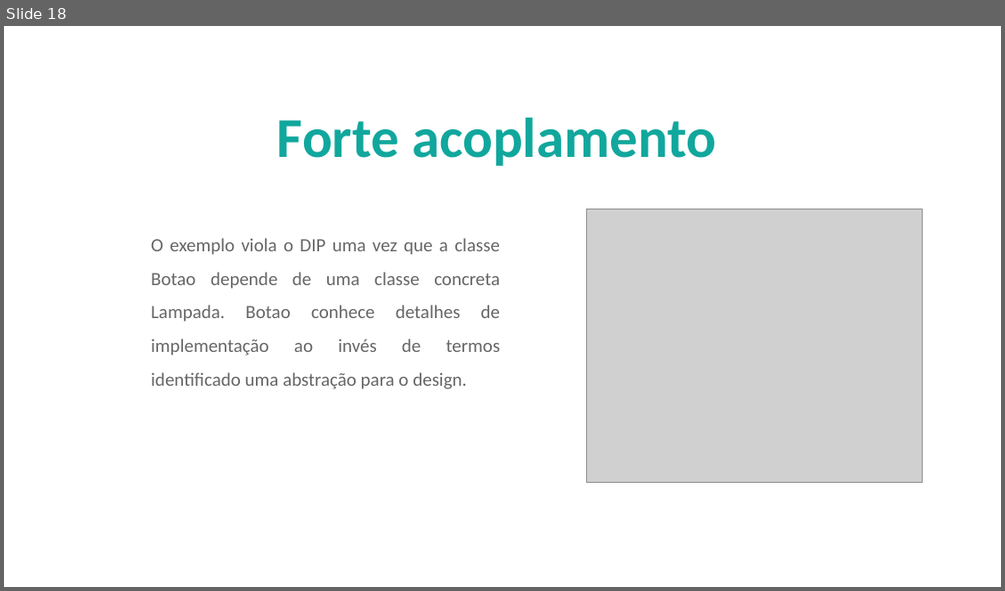
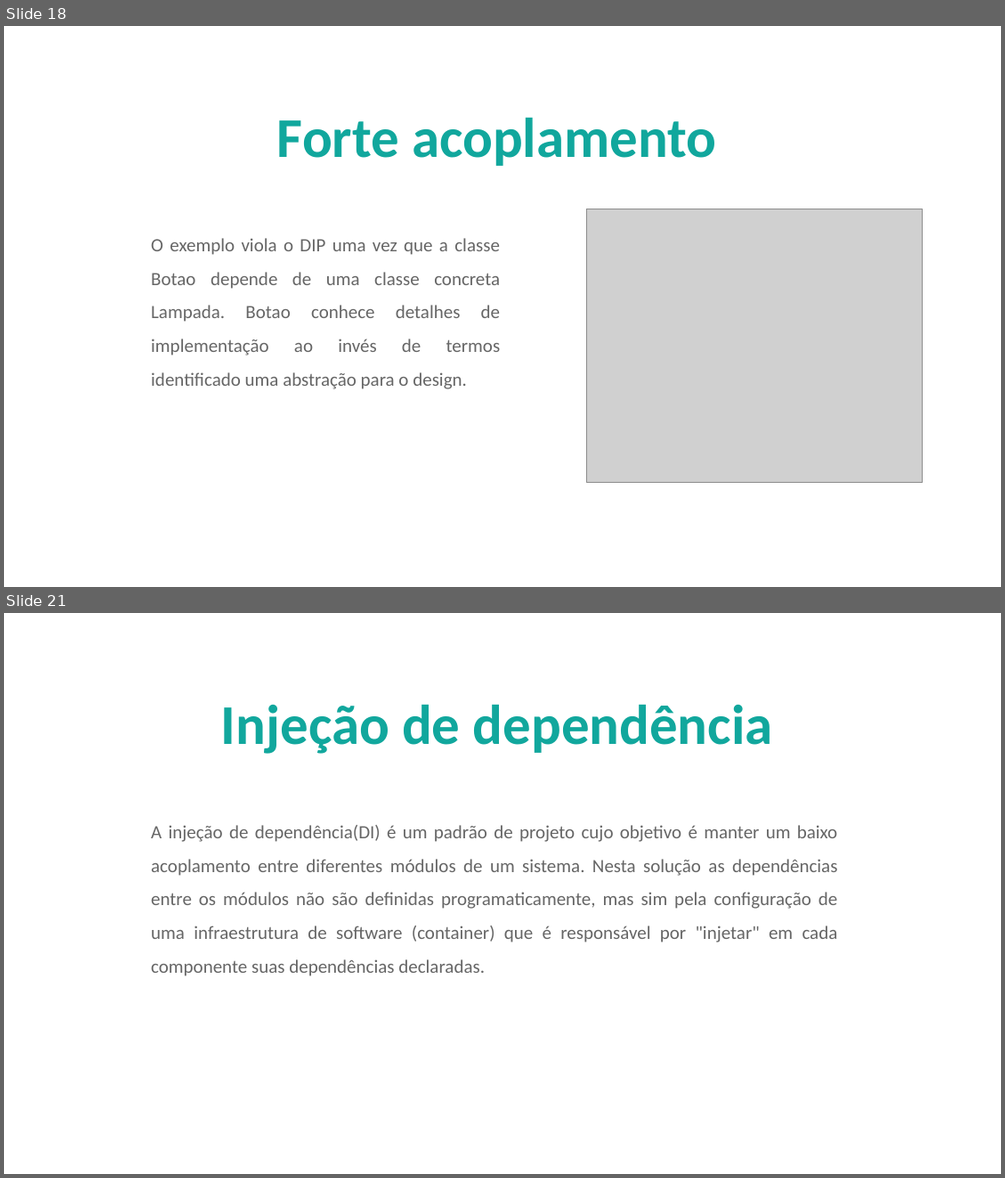
Before and after one commit to AlberttSantos/treinamento-solid, a slide deck: doc/InjecaoDependencia.pptx. Shown one above the other, each under a label of ours: slide 18 before the commit, slides 18 and 21 after it; the slides between them are not shown. The pictures are 1005x591 and 1005x1178 pixels, drawn with LibreOffice and Linux fonts; fonts in the diff are those of the drawing; grey boxes stand for pictures; background and template pictures are left out. Boxes give left, top, right and bottom in pixels: in the first picture for what was removed or moved away, otherwise in the second. Text is boxed around its words. In the diff, an @@ line names an element or a change of style, - is before the commit and + after.

```diff
--- a/doc/InjecaoDependencia.pptx
+++ b/doc/InjecaoDependencia.pptx
@@ slide 21 added at <box>4,613,1001,1174</box>, background picture (left out) @@
@@ text added at <box>221,704,773,754</box>, 54 pt, text #11A79D, bold @@
+Injeção de dependência
@@ text added at <box>151,825,838,976</box>, 18 pt, text #666666 @@
+                A injeção de dependência(DI) é um padrão de projeto cujo objetivo é manter um baixo acoplamento entre diferentes módulos de um sistema. Nesta solução as dependências entre os módulos não são definidas programaticamente, mas sim pela configuração de uma infraestrutura de software (container) que é responsável por "injetar" em cada componente suas dependências declaradas.
```
Also in this commit, not shown: 1 slide changed, 6 other slides added, 1 slide removed, 2 other files.
